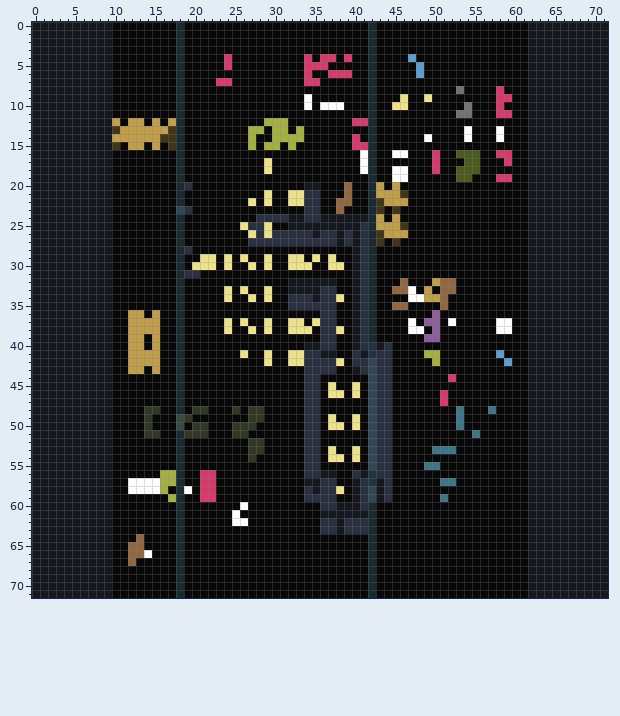
Two versions of one sprite sheet, less.png. That is the earlier state.
The file is 72x72 pixels. Colours within 5 levels of each other are drawn and written as one.
The result:
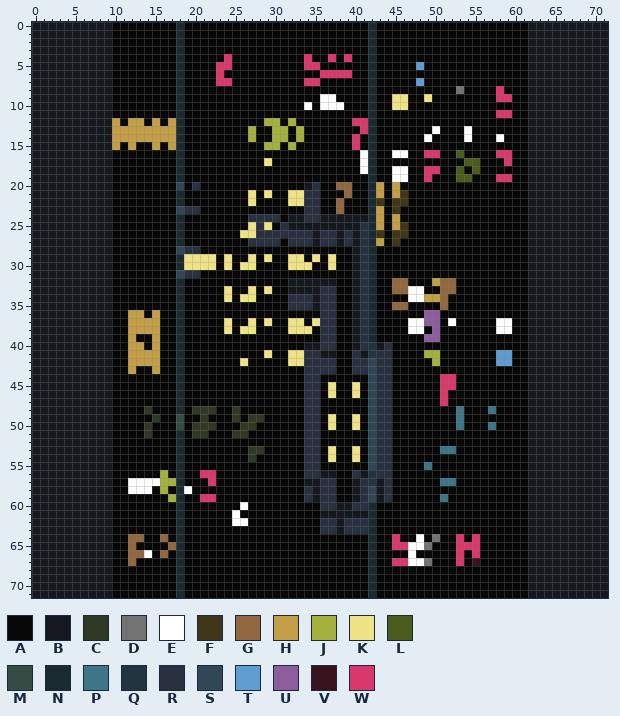
Palette (. is transparent): A #080808  B #15181f  C #303824  D #737373  E #ffffff  F #423618  G #90673e  H #c29e46  J #a5b13f  K #ede285  L #4b5c1c  M #344c44  N #192b31  P #3e7688  Q #213540  R #293141  S #304758  T #5f9dd1  U #8e5e9c  V #38131e  W #d9396a
What changed:
y 4: x 36 W -> A; x 47 T -> A
y 5: x 23 A -> W; x 36 W -> A
y 6: x 23 A -> W; x 34 W -> A; x 36 A -> W; x 48 T -> A
y 7: x 48 A -> T
y 9: x 34 E -> A; x 36..37 AA -> EE; x 45 A -> K
y 10: x 54 D -> A; x 58 W -> A
y 11: x 53..54 DD -> AA
y 12: x 31..32 JA -> AJ
y 13: x 10 F -> H; x 17 F -> H; x 28 J -> A; x 41 A -> W; x 50 A -> E; x 58 E -> A
y 14: x 16..17 FF -> HH; x 32 J -> A
y 15: x 10 F -> H; x 13 H -> A; x 17 F -> H; x 27 J -> A; x 41 W -> A
y 16: x 49 A -> W; x 54..55 LL -> AA
y 17: x 50 W -> A
y 18: x 29 K -> A; x 49 A -> W; x 54 L -> A
y 19: x 49 A -> W
y 20: x 18..20 NRA -> SAR; x 35 B -> R; x 38 A -> G
y 21: x 27 A -> K; x 44 H -> A
y 22: x 29 K -> A; x 39 G -> A; x 44..46 HHH -> AFF
y 23: x 20 A -> R; x 43 F -> H
y 24: x 27 A -> R; x 31 R -> A
y 25: x 26..27 KR -> AK; x 31 A -> R; x 44 H -> A
y 26: x 26 A -> K; x 29 K -> R; x 44..46 HHH -> AFF
y 27: x 31 R -> A; x 35 R -> B; x 43 F -> H
y 28: x 18 N -> S; x 20 A -> R
y 29: x 19..20 AA -> KK; x 26..27 KA -> AK
y 30: x 19 A -> K; x 26 A -> K; x 29 K -> A; x 38 K -> A
y 31: x 18 N -> S
y 32: x 45 A -> G
y 33: x 26..27 KA -> AK; x 48..49 AH -> EA
y 34: x 26 A -> K; x 29 K -> A; x 38 K -> A
y 35: x 35 R -> B
y 36: x 49 A -> U
y 37: x 26..27 KA -> AK; x 48 A -> E
y 38: x 26 A -> K; x 29 K -> A; x 38 K -> A
y 39: x 13 H -> A
y 41: x 26 K -> A; x 59 A -> T
y 42: x 26 A -> K; x 29 K -> A; x 38 K -> A; x 58 A -> T
y 43: x 13 H -> A; x 40 B -> R
y 44: x 51 A -> W
y 45: x 51..52 AA -> WW
y 46: x 38 K -> A
y 48: x 15 C -> A; x 22 A -> C; x 27..28 CC -> AA
y 49: x 14..15 CA -> AC; x 19 C -> A; x 21 A -> C; x 25 A -> C
y 50: x 22 A -> C; x 25 C -> A; x 38 K -> A; x 57 A -> P
y 51: x 15 C -> A; x 19 C -> A; x 55 P -> A
y 52: x 27..28 CC -> AA
y 53: x 50 P -> A
y 54: x 38 K -> A
y 55: x 50 P -> A
y 56: x 17 J -> A
y 57: x 21 W -> A
y 58: x 15 E -> A; x 21..22 WW -> AA; x 38 K -> A
y 59: x 35 R -> B
y 60: x 40 B -> R
y 64: x 12 A -> G; x 16 A -> G; x 45 A -> W; x 48 A -> E; x 50 A -> D; x 53 A -> W; x 55 A -> W
y 65: x 13 G -> A; x 17 A -> G; x 45..49 AAAAA -> WWEED; x 53..55 AAA -> WWW
y 66: x 16 A -> G; x 47 A -> E; x 53 A -> W; x 55 A -> W
y 67: x 45..49 AAAAA -> WWEED; x 53 A -> W; x 55 A -> V
Where, in picture pixels (left, top, right, bottom), the same in both pictures:
changed: (112, 54, 512, 510)
changed: (128, 534, 176, 558)
changed: (392, 534, 480, 566)
